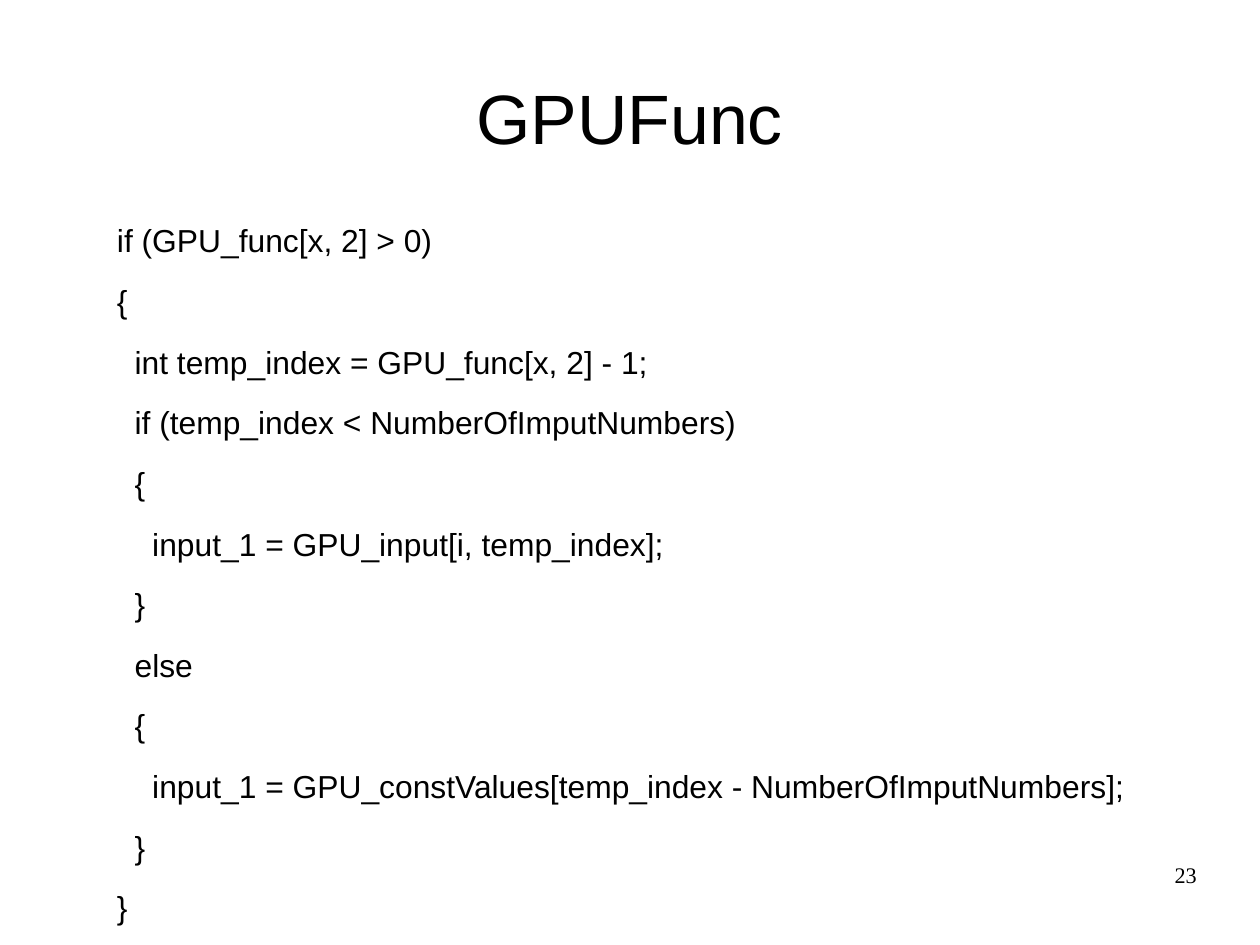
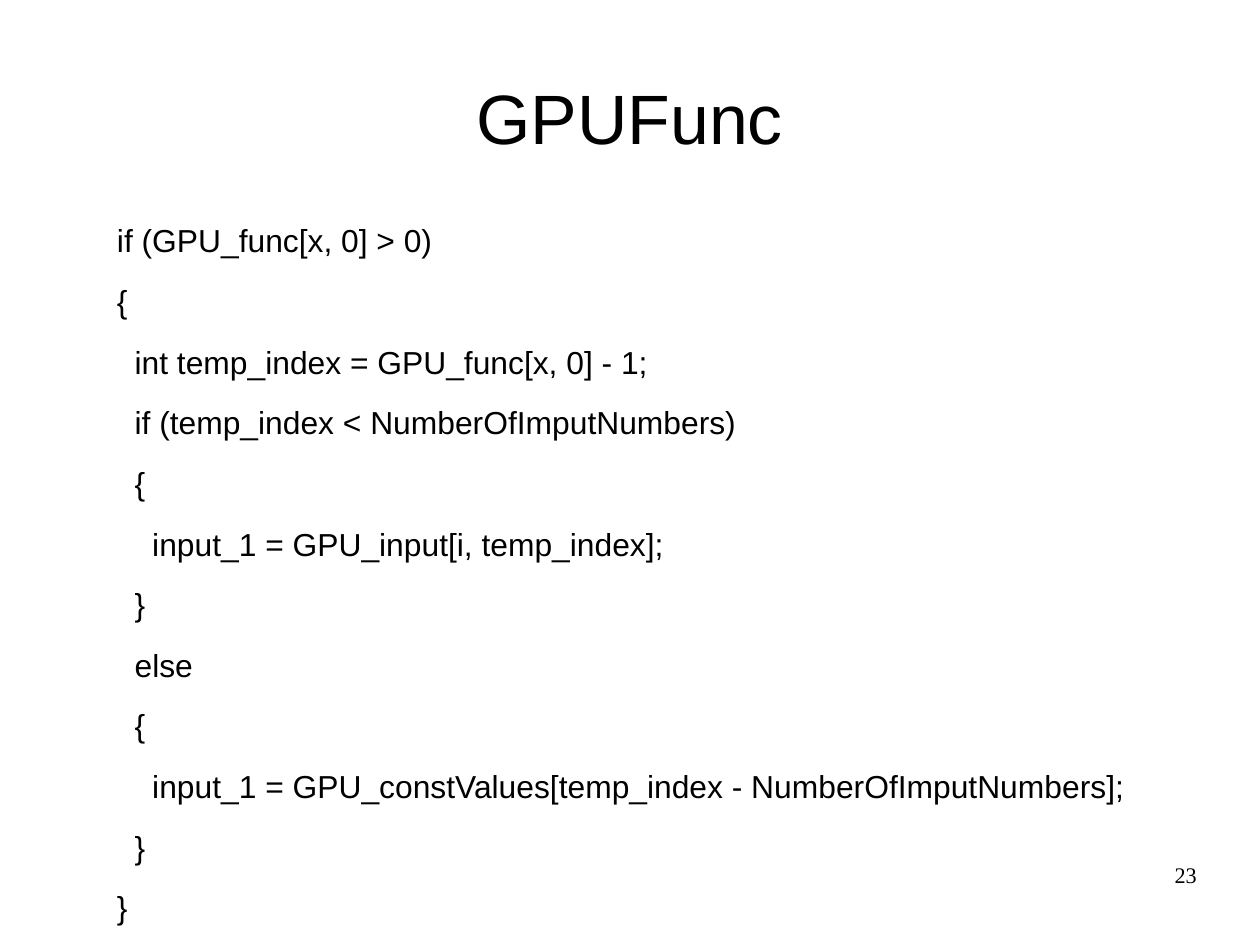
Before and after one commit to Dugin13/P10, a slide deck: slide 23 of docs/præsentation P10.odp. Drawn at 1260x945 pixels with LibreOffice and Linux fonts; fonts in the diff are those of the drawing. Boxes give left, top, right and bottom in pixels: in the first picture for what was removed or moved away, otherwise in the second. Text is boxed around its words. In the diff, an @@ line names an element or a change of style, - is before the commit and + after.

Commit message:
small chance in the PP

```diff
--- a/docs/præsentation P10.odp
+++ b/docs/præsentation P10.odp
@@ text at box(117, 229, 432, 258): text changed @@
-if (GPU_func[x, 2] > 0)
+if (GPU_func[x, 0] > 0)
@@ text at box(135, 351, 647, 379): text changed @@
-int temp_index = GPU_func[x, 2] - 1;
+int temp_index = GPU_func[x, 0] - 1;
```
